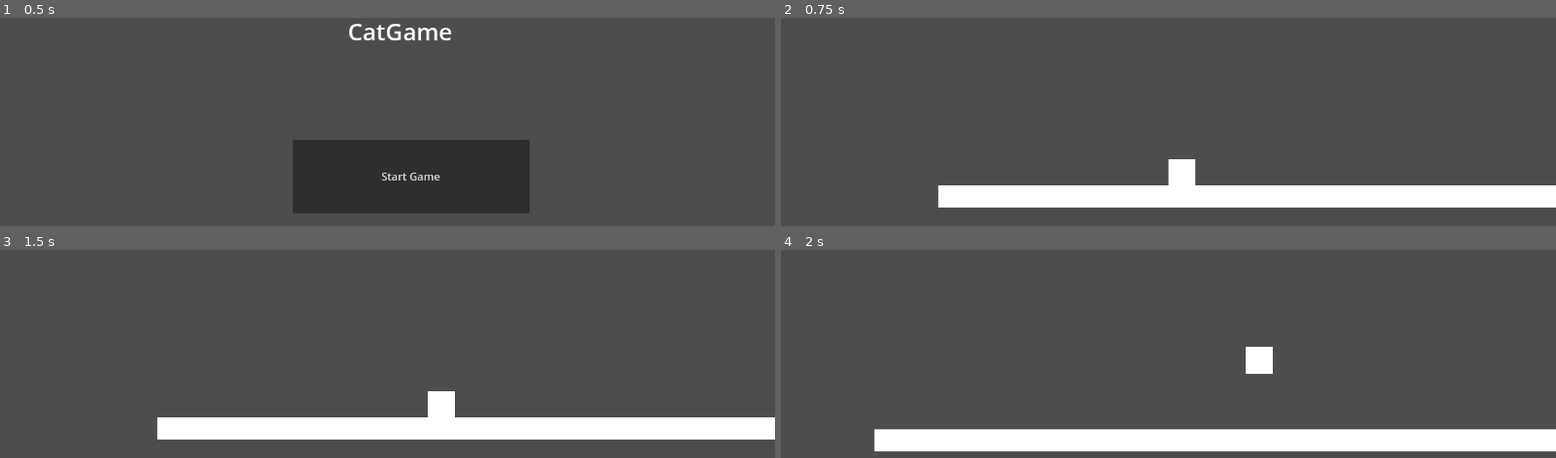
Above: before the commit, frames 1-4 (two rows, left to right).
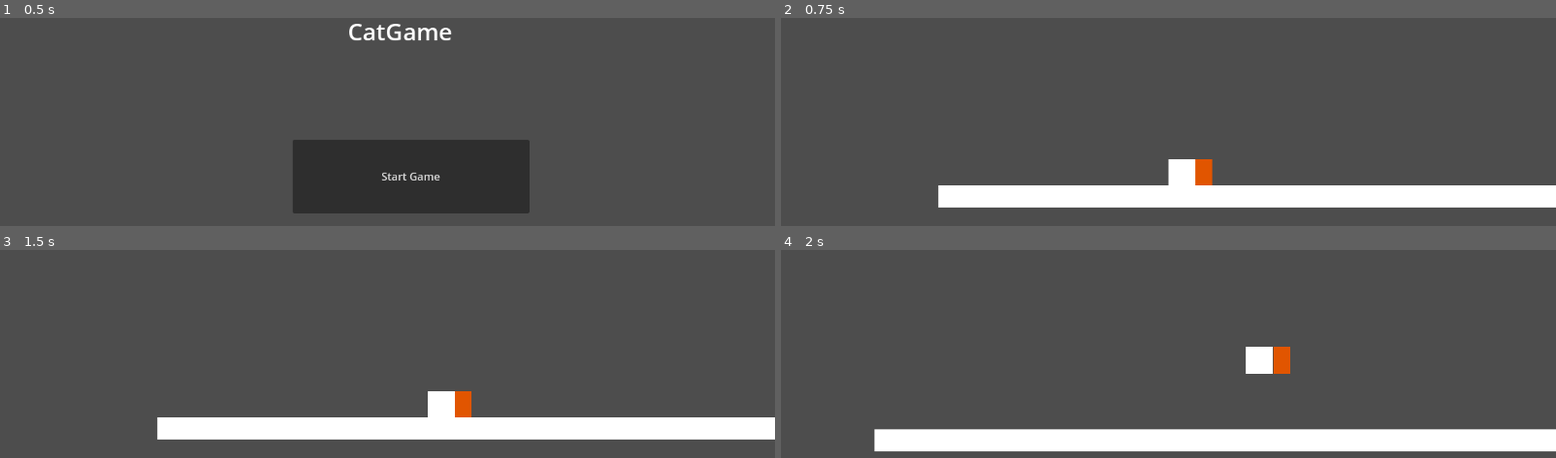
Above: after the commit, the same moments.

Repository: xavman096/CatGame
Game: Godot game, scene res://Scenes/MainMenu.tscn
The game is run twice, just before and just after one commit, with the same random seed, the same clock (stepped at 60 frames per second) and the same inputs.
Inputs:
- Up to frame 1 (0.5 s): no input
- Up to frame 2 (0.75 s): click "Start Game" at 0.5 s
- Up to frame 3 (1.5 s): tap Enter at 1.25 s; hold Right (Forward) from 1.28 s (still down); tap A (Attack) at 1.35 s
- Up to frame 4 (2 s): keep holding Right (Forward); tap Up (Jump) at 1.52 s

Frame 1 is identical in both runs. In frame 2, 0.3% of the frame differs, in the area x 53-56%, y 67-81%; in frame 3, 0.3%; in frame 4, 0.3%, in the area x 63-66%, y 46-60%.

Commit message:
Pushed code that doesnt work :)

Diff:
--- a/Scenes/Kitchen.tscn
+++ b/Scenes/Kitchen.tscn
@@ -1,30 +1,46 @@
-[gd_scene load_steps=4 format=3 uid="uid://bcnccfiuyayep"]
+[gd_scene load_steps=5 format=3 uid="uid://bcnccfiuyayep"]
 
 [ext_resource type="Script" path="res://Scripts/PlayerMovement.gd" id="1_p8js6"]
 
 [sub_resource type="RectangleShape2D" id="RectangleShape2D_7jan4"]
 size = Vector2(40, 40)
 
+[sub_resource type="RectangleShape2D" id="RectangleShape2D_jf7o1"]
+size = Vector2(25, 40)
+
 [sub_resource type="RectangleShape2D" id="RectangleShape2D_nwe4h"]
 size = Vector2(1151.75, 34)
 
 [node name="Kitchen" type="Node2D"]
 
-[node name="Player" type="CharacterBody2D" parent="."]
+[node name="Player" type="Sprite2D" parent="."]
 position = Vector2(342, 573)
+
+[node name="Player" type="CharacterBody2D" parent="Player"]
 script = ExtResource("1_p8js6")
 
-[node name="CollisionShape2D" type="CollisionShape2D" parent="Player"]
+[node name="CollisionShape2D" type="CollisionShape2D" parent="Player/Player"]
 position = Vector2(20, 20)
 shape = SubResource("RectangleShape2D_7jan4")
 
-[node name="ColorRect" type="ColorRect" parent="Player"]
+[node name="Camera2D" type="Camera2D" parent="Player/Player"]
+drag_horizontal_enabled = true
+drag_vertical_enabled = true
+
+[node name="ColorRect" type="ColorRect" parent="Player/Player"]
 offset_right = 40.0
 offset_bottom = 40.0
 
-[node name="Camera2D" type="Camera2D" parent="Player"]
-drag_horizontal_enabled = true
-drag_vertical_enabled = true
+[node name="AttackHitbox" type="CollisionShape2D" parent="Player/Player"]
+position = Vector2(52.5, 20)
+shape = SubResource("RectangleShape2D_jf7o1")
+
+[node name="ColorRect" type="ColorRect" parent="Player/Player/AttackHitbox"]
+offset_left = -12.0
+offset_top = -20.0
+offset_right = 13.0
+offset_bottom = 20.0
+color = Color(0.883637, 0.332035, 0, 1)
 
 [node name="StaticBody2D" type="StaticBody2D" parent="."]
 
--- a/Scripts/PlayerMovement.gd
+++ b/Scripts/PlayerMovement.gd
@@ -3,6 +3,8 @@
 
 const SPEED = 300.0
 const JUMP_VELOCITY = -400.0
+var AttackCooldown = 0.6;
+var CharacterDirection = 1
 
 # Get the gravity from the project settings to be synced with RigidBody nodes.
 var gravity = ProjectSettings.get_setting("physics/2d/default_gravity")
@@ -17,6 +19,9 @@
 	if Input.is_action_just_pressed("Jump") and is_on_floor():
 		velocity.y = JUMP_VELOCITY
 
+	if Input.is_action_just_pressed("Attack") and AttackCooldown <= 0:
+		pass
+
 	# Get the input direction and handle the movement/deceleration.
 	# As good practice, you should replace UI actions with custom gameplay actions.
 	var direction = Input.get_axis("Backward", "Forward")
@@ -25,4 +30,13 @@
 	else:
 		velocity.x = move_toward(velocity.x, 0, SPEED)
 
+	# this doesnt currently work but im too lazy to fix it
+	if direction == 1 and CharacterDirection == -1:
+		get_parent().flip_h = true
+		CharacterDirection = -1
+
+	if direction == -1 and CharacterDirection == 1:
+		get_parent().flip_h = false
+		CharacterDirection = 1
+
 	move_and_slide()
Binary file added: Textures/LargeCounter.png
Not shown, added: Textures/LargeCounter.png.import
Binary file added: Textures/SmallCounter.png
Not shown, added: Textures/SmallCounter.png.import
